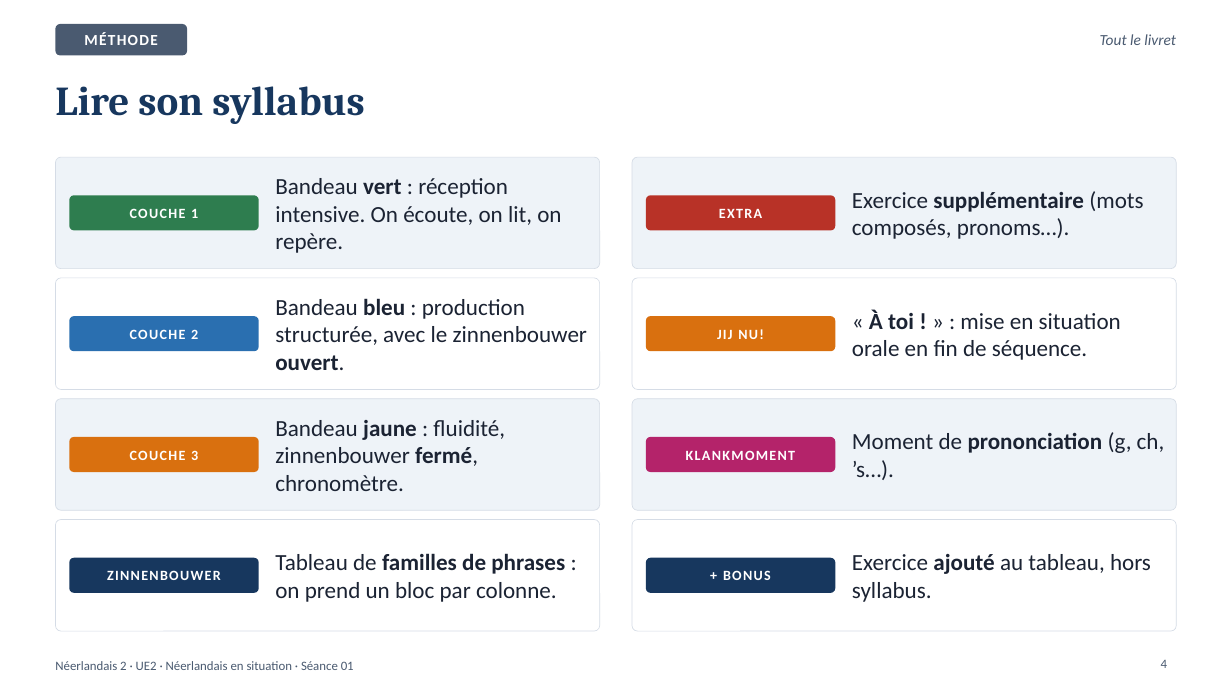
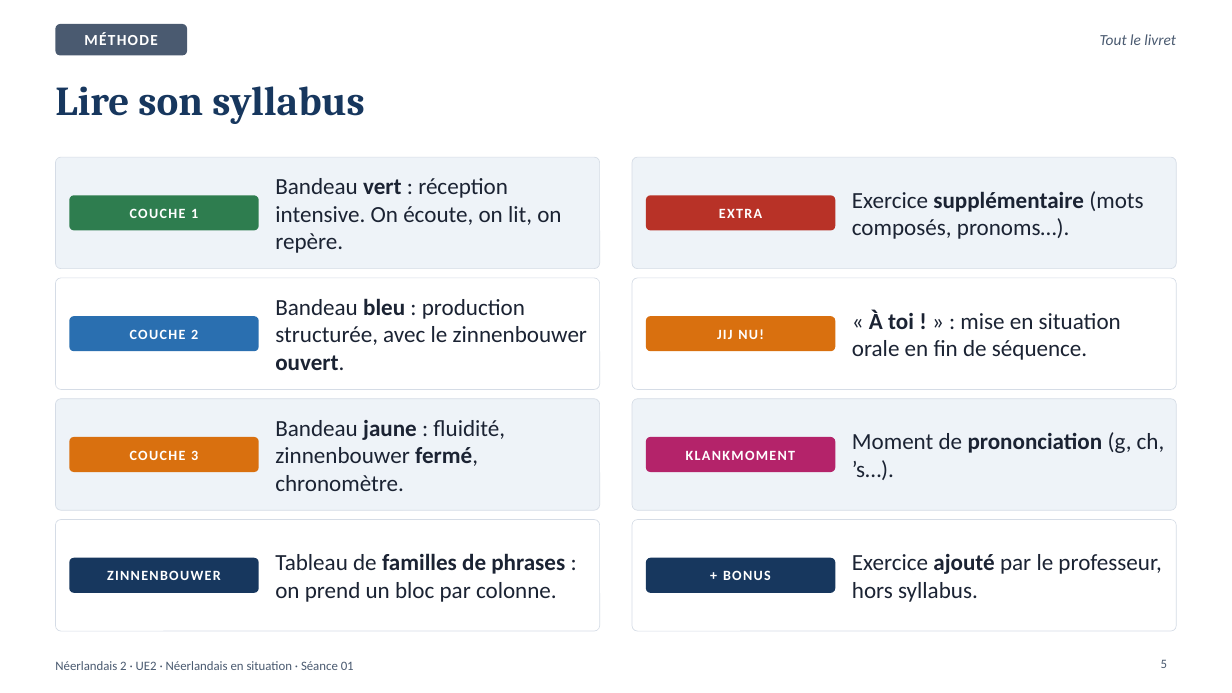
Before and after one commit to ajouniaux/talenleren, a slide deck: slide 5 of neerlandais2/powerpoints/Seance_01_Kennismaking_Goedemorgen.pptx (slide 4 before the commit). Drawn at 1232x693 pixels with LibreOffice and Linux fonts; fonts in the diff are those of the drawing. Boxes give left, top, right and bottom in pixels: in the first picture for what was removed or moved away, otherwise in the second. Text is boxed around its words. In the diff, an @@ line names an element or a change of style, - is before the commit and + after.

```diff
--- a/neerlandais2/powerpoints/Seance_01_Kennismaking_Goedemorgen.pptx
+++ b/neerlandais2/powerpoints/Seance_01_Kennismaking_Goedemorgen.pptx
@@ text at (x1=852, y1=554, x2=1161, y2=602): text changed @@
-Exercice ajouté au tableau, hors syllabus.
+Exercice ajouté par le professeur, hors syllabus.
@@ page number at (x1=1161, y1=659, x2=1167, y2=668): text changed @@
-4
+5
```
Also in this commit, not shown: 18 other slides changed, 1 other file.
